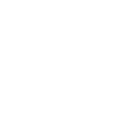
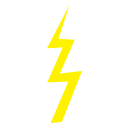
Layered file, before and after one edit (128px x 128px). Changes by layer:
painted on "Lightning 1" over [47, 5, 82, 123]
